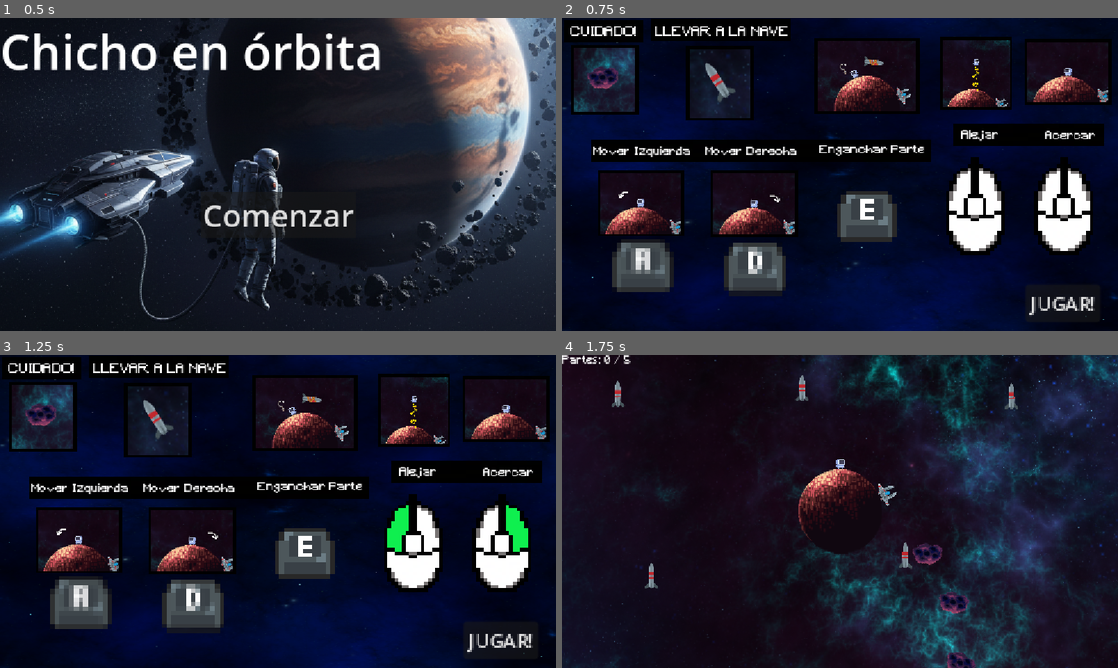
Above: before the commit, frames 1-4 (two rows, left to right).
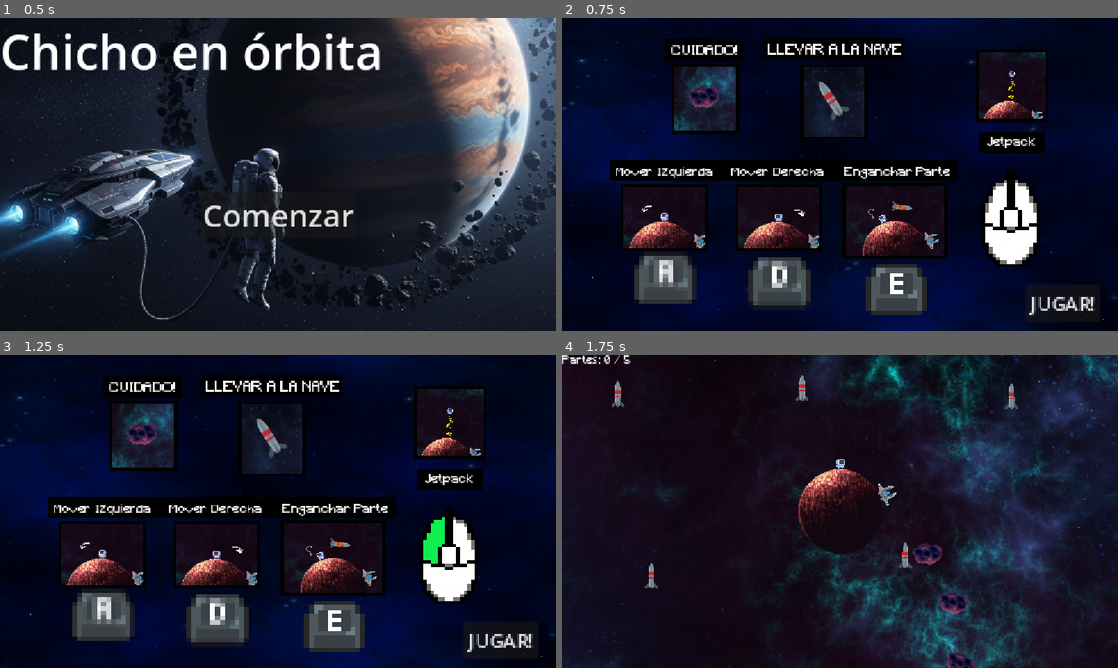
Above: after the commit, the same moments.

Repository: Madonexx/Proyecto-chicho
Game: Godot game, scene res://Escenas/MainMenu.tscn
Two runs of this game, one before a commit and one after it. Both use one fixed random seed, a clock stepped at 60 frames per second and the inputs below.
Inputs:
- Up to frame 1 (0.5 s): no input
- Up to frame 2 (0.75 s): click "Comenzar" at 0.5 s
- Up to frame 3 (1.25 s): no input
- Up to frame 4 (1.75 s): click "JUGAR!" at 1.25 s

Frame 1 is identical in both runs. In frame 2, 39% of the frame differs, in the area x 0-99%, y 0-95%; in frame 3, 40%; in frame 4, nothing differs.

Commit message:
corregí página de controles

Diff:
--- a/Escenas/controles.tscn
+++ b/Escenas/controles.tscn
@@ -71,35 +71,28 @@
 scale = Vector2(2.296875, 1.296875)
 texture = ExtResource("1_2gckq")
 
-[node name="mousederecha" type="AnimatedSprite2D" parent="."]
-texture_filter = 1
-position = Vector2(1040, 400.00003)
+[node name="mouseizquierda" type="AnimatedSprite2D" parent="."]
+texture_filter = 1
+position = Vector2(930.1061, 425.129)
 scale = Vector2(7.6264014, 6.950036)
 sprite_frames = SubResource("SpriteFrames_bjn0m")
 animation = &"mousederecha"
 
-[node name="mouseizquierda" type="AnimatedSprite2D" parent="."]
-texture_filter = 1
-position = Vector2(856.0224, 400.00003)
-scale = Vector2(7.6264014, 6.950036)
-sprite_frames = SubResource("SpriteFrames_bjn0m")
-animation = &"mousederecha"
-
 [node name="A" type="Sprite2D" parent="."]
 texture_filter = 1
-position = Vector2(168, 512)
+position = Vector2(215.08368, 538.12897)
 scale = Vector2(9.992883, 9.106642)
 texture = ExtResource("5_aurty")
 
 [node name="D" type="Sprite2D" parent="."]
 texture_filter = 1
-position = Vector2(400, 520)
+position = Vector2(451.08368, 549.12897)
 scale = Vector2(9.992883, 9.106642)
 texture = ExtResource("6_qrsp5")
 
 [node name="E" type="Sprite2D" parent="."]
 texture_filter = 1
-position = Vector2(631.66, 410.40057)
+position = Vector2(693.0836, 562.12897)
 scale = Vector2(9.590862, 8.740275)
 texture = ExtResource("7_nln3x")
 
@@ -116,10 +109,10 @@
 [node name="derecha" type="Label" parent="."]
 texture_filter = 1
 layout_mode = 0
-offset_left = 296.0
-offset_top = 264.0
-offset_right = 437.0
-offset_bottom = 287.0
+offset_left = 351.08368
+offset_top = 307.12897
+offset_right = 492.08368
+offset_bottom = 330.12897
 scale = Vector2(1.3599988, 1.3599988)
 text = "Mover Derecha"
 label_settings = SubResource("LabelSettings_srqrc")
@@ -127,10 +120,10 @@
 [node name="izquierda" type="Label" parent="."]
 texture_filter = 1
 layout_mode = 0
-offset_left = 64.0
-offset_top = 264.0
-offset_right = 212.0
-offset_bottom = 287.0
+offset_left = 111.08368
+offset_top = 307.12897
+offset_right = 259.08368
+offset_bottom = 330.12897
 scale = Vector2(1.3599988, 1.3599988)
 text = "Mover Izquierda"
 label_settings = SubResource("LabelSettings_srqrc")
@@ -138,165 +131,144 @@
 [node name="agarrar" type="Label" parent="."]
 texture_filter = 1
 layout_mode = 0
-offset_left = 533.0
-offset_top = 260.0
-offset_right = 694.0
-offset_bottom = 283.0
+offset_left = 585.0837
+offset_top = 306.12897
+offset_right = 746.0837
+offset_bottom = 329.12897
 scale = Vector2(1.3599988, 1.3599988)
 text = "Enganchar Parte"
 label_settings = SubResource("LabelSettings_srqrc")
 
-[node name="acercar" type="Label" parent="."]
-texture_filter = 1
-layout_mode = 0
-offset_left = 999.99994
-offset_top = 230.99998
-offset_right = 1077.0
-offset_bottom = 253.99998
-scale = Vector2(1.3599988, 1.3599988)
-text = "Acercar"
-label_settings = SubResource("LabelSettings_srqrc")
-
 [node name="alejar" type="Label" parent="."]
 texture_filter = 1
 layout_mode = 0
-offset_left = 826.99994
-offset_top = 229.99998
-offset_right = 883.99994
-offset_bottom = 252.99998
-scale = Vector2(1.3599988, 1.3599988)
-text = "Alejar"
+offset_left = 881.0836
+offset_top = 244.12895
+offset_right = 955.0836
+offset_bottom = 267.12897
+scale = Vector2(1.3599988, 1.3599988)
+text = "Jetpack"
 label_settings = SubResource("LabelSettings_srqrc")
 
 [node name="CapturaDePantalla20251111184228" type="Sprite2D" parent="."]
-position = Vector2(858.75, 114.73479)
+position = Vector2(932.8337, 139.86375)
 scale = Vector2(0.40028885, 0.40028888)
 texture = ExtResource("10_j6w3y")
 
 [node name="Agarrarimagen" type="Sprite2D" parent="."]
-position = Vector2(632, 120)
+position = Vector2(690.0837, 420.12897)
 scale = Vector2(0.50000006, 0.5)
 texture = ExtResource("11_enwxh")
 
 [node name="CUIDADO" type="Label" parent="."]
 texture_filter = 1
 layout_mode = 0
-offset_left = 16.0
-offset_top = 16.0
-offset_right = 94.0
-offset_bottom = 39.0
+offset_left = 225.08368
+offset_top = 55.257935
+offset_right = 365.08368
+offset_bottom = 85.257935
 text = "CUIDADO!"
 label_settings = SubResource("LabelSettings_l3qgu")
 
 [node name="TRAE Y LLEVA A LA NAVE" type="Label" parent="."]
 texture_filter = 1
 layout_mode = 0
-offset_left = 192.0
-offset_top = 16.0
-offset_right = 469.0
-offset_bottom = 46.0
+offset_left = 427.08368
+offset_top = 54.128967
+offset_right = 704.0837
+offset_bottom = 84.12897
 text = "LLEVAR A LA NAVE"
 label_settings = SubResource("LabelSettings_l3qgu")
 
 [node name="Asteroides" type="Sprite2D" parent="."]
-position = Vector2(88, 128)
+position = Vector2(297.08368, 167.25793)
 scale = Vector2(0.6666667, 0.6666667)
 texture = ExtResource("12_sokvl")
 
 [node name="Cohetes" type="Sprite2D" parent="."]
-position = Vector2(328, 136)
+position = Vector2(563.0837, 174.12897)
 texture = ExtResource("13_wglsn")
 
-[node name="Acercar" type="Sprite2D" parent="."]
-position = Vector2(1048, 112)
+[node name="FondoNegro" type="Sprite2D" parent="."]
+z_index = -1
+position = Vector2(295.54184, 66.12897)
+scale = Vector2(16.308369, 8.851586)
+texture = ExtResource("15_enwxh")
+
+[node name="FondoNegro2" type="Sprite2D" parent="."]
+z_index = -1
+position = Vector2(563.81274, 63.128963)
+scale = Vector2(29.054184, 8.851586)
+texture = ExtResource("15_enwxh")
+
+[node name="FondoNegro3" type="Sprite2D" parent="."]
+z_index = -1
+position = Vector2(460.08368, 316.12897)
+scale = Vector2(72.05677, 8.851586)
+texture = ExtResource("15_enwxh")
+
+[node name="FondoNegro4" type="Sprite2D" parent="."]
+z_index = -1
+position = Vector2(933.0837, 258.12897)
+scale = Vector2(27.449987, 8.851586)
+texture = ExtResource("15_enwxh")
+hframes = 2
+
+[node name="FondoNegro5" type="Sprite2D" parent="."]
+z_index = -1
+position = Vector2(298.33368, 167.69345)
+scale = Vector2(14.150004, 28.625793)
+texture = ExtResource("15_enwxh")
+
+[node name="FondoNegro6" type="Sprite2D" parent="."]
+z_index = -1
+position = Vector2(563.0837, 173.41121)
+scale = Vector2(14.150004, 30.512894)
+texture = ExtResource("15_enwxh")
+
+[node name="FondoNegro7" type="Sprite2D" parent="."]
+z_index = -1
+position = Vector2(690.0837, 420.62897)
+scale = Vector2(21.800003, 31.399998)
+texture = ExtResource("15_enwxh")
+
+[node name="FondoNegro8" type="Sprite2D" parent="."]
+z_index = -1
+position = Vector2(932.5837, 139.73785)
+scale = Vector2(14.9000025, 30.156452)
+texture = ExtResource("15_enwxh")
+
+[node name="Acercar2" type="Sprite2D" parent="."]
+position = Vector2(211.58365, 412.52005)
 scale = Vector2(0.5300634, 0.5300634)
 texture = ExtResource("14_j6w3y")
 
-[node name="FondoNegro" type="Sprite2D" parent="."]
-z_index = -1
-position = Vector2(86.45816, 26.871033)
-scale = Vector2(16.308369, 8.851586)
-texture = ExtResource("15_enwxh")
-
-[node name="FondoNegro2" type="Sprite2D" parent="."]
-z_index = -1
-position = Vector2(328.72906, 25)
-scale = Vector2(29.054184, 8.851586)
-texture = ExtResource("15_enwxh")
-
-[node name="FondoNegro3" type="Sprite2D" parent="."]
-z_index = -1
-position = Vector2(411.8645, 275)
-scale = Vector2(70.427086, 8.851586)
-texture = ExtResource("15_enwxh")
-
-[node name="FondoNegro4" type="Sprite2D" parent="."]
-z_index = -1
-position = Vector2(966.5, 241.99997)
-scale = Vector2(31.300007, 8.851586)
-texture = ExtResource("15_enwxh")
-
-[node name="FondoNegro5" type="Sprite2D" parent="."]
-z_index = -1
-position = Vector2(89.249985, 128.43552)
-scale = Vector2(14.150004, 28.625793)
-texture = ExtResource("15_enwxh")
-
-[node name="FondoNegro6" type="Sprite2D" parent="."]
-z_index = -1
-position = Vector2(328, 135.28224)
-scale = Vector2(14.150004, 30.512894)
-texture = ExtResource("15_enwxh")
-
-[node name="FondoNegro7" type="Sprite2D" parent="."]
-z_index = -1
-position = Vector2(632, 120.50001)
-scale = Vector2(21.800003, 31.399998)
-texture = ExtResource("15_enwxh")
-
-[node name="FondoNegro8" type="Sprite2D" parent="."]
-z_index = -1
-position = Vector2(858.5, 114.60889)
-scale = Vector2(14.9000025, 30.156452)
-texture = ExtResource("15_enwxh")
-
-[node name="FondoNegro9" type="Sprite2D" parent="."]
-z_index = -1
-position = Vector2(1049.25, 111.304436)
+[node name="FondoNegro10" type="Sprite2D" parent="."]
+z_index = -1
+position = Vector2(212.83365, 411.82452)
 scale = Vector2(17.949993, 27.478226)
 texture = ExtResource("15_enwxh")
 
-[node name="Acercar2" type="Sprite2D" parent="."]
-position = Vector2(162.5, 383.3911)
+[node name="Acercar3" type="Sprite2D" parent="."]
+position = Vector2(448.58365, 413.52005)
 scale = Vector2(0.5300634, 0.5300634)
 texture = ExtResource("14_j6w3y")
 
-[node name="FondoNegro10" type="Sprite2D" parent="."]
-z_index = -1
-position = Vector2(163.75, 382.6956)
+[node name="FondoNegro11" type="Sprite2D" parent="."]
+z_index = -1
+position = Vector2(449.83365, 412.82452)
 scale = Vector2(17.949993, 27.478226)
 texture = ExtResource("15_enwxh")
 
-[node name="Acercar3" type="Sprite2D" parent="."]
-position = Vector2(397.49997, 384.39108)
-scale = Vector2(0.5300634, 0.5300634)
-texture = ExtResource("14_j6w3y")
-
-[node name="FondoNegro11" type="Sprite2D" parent="."]
-z_index = -1
-position = Vector2(398.74997, 383.69556)
-scale = Vector2(17.949993, 27.478226)
-texture = ExtResource("15_enwxh")
-
 [node name="Flecha" type="Sprite2D" parent="."]
 texture_filter = 1
-position = Vector2(128, 368)
+position = Vector2(177.08365, 397.12894)
 scale = Vector2(1.4919405, 1.4919405)
 texture = ExtResource("16_sokvl")
 
 [node name="Flecha2" type="Sprite2D" parent="."]
 texture_filter = 1
-position = Vector2(440, 376)
+position = Vector2(491.08368, 405.12897)
 scale = Vector2(1.5599952, 1.5599952)
 texture = ExtResource("16_sokvl")
 flip_h = true
--- a/Scripts/controles.gd
+++ b/Scripts/controles.gd
@@ -1,13 +1,9 @@
 extends Control
 
-@onready var mousederecha: AnimatedSprite2D = $mousederecha
 @onready var mouseizquierda: AnimatedSprite2D = $mouseizquierda
 
-
 func _ready() -> void:
-	mousederecha.play("mousederecha")
 	mouseizquierda.play("mouseizquierda")
-
 
 func _on_button_button_down() -> void:
 	SceneManager.cambiar_escena("res://Escenas/main.tscn")
